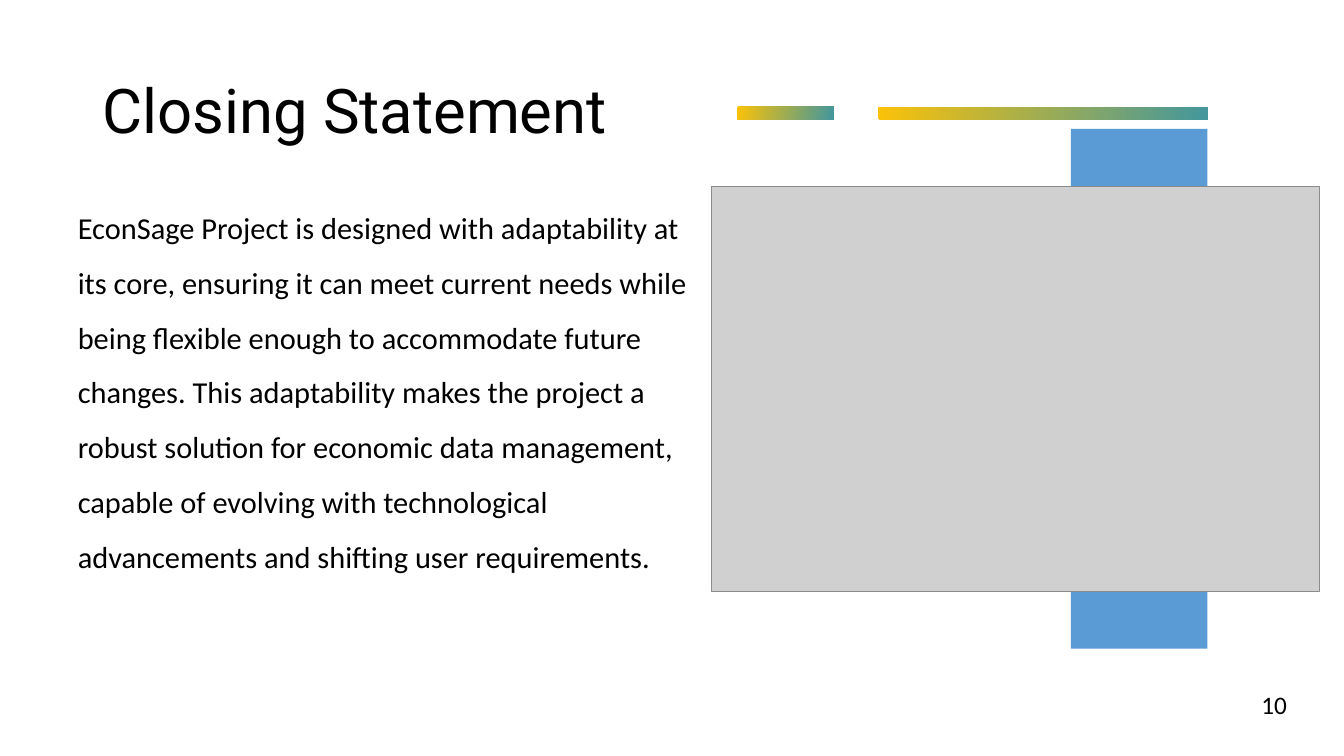
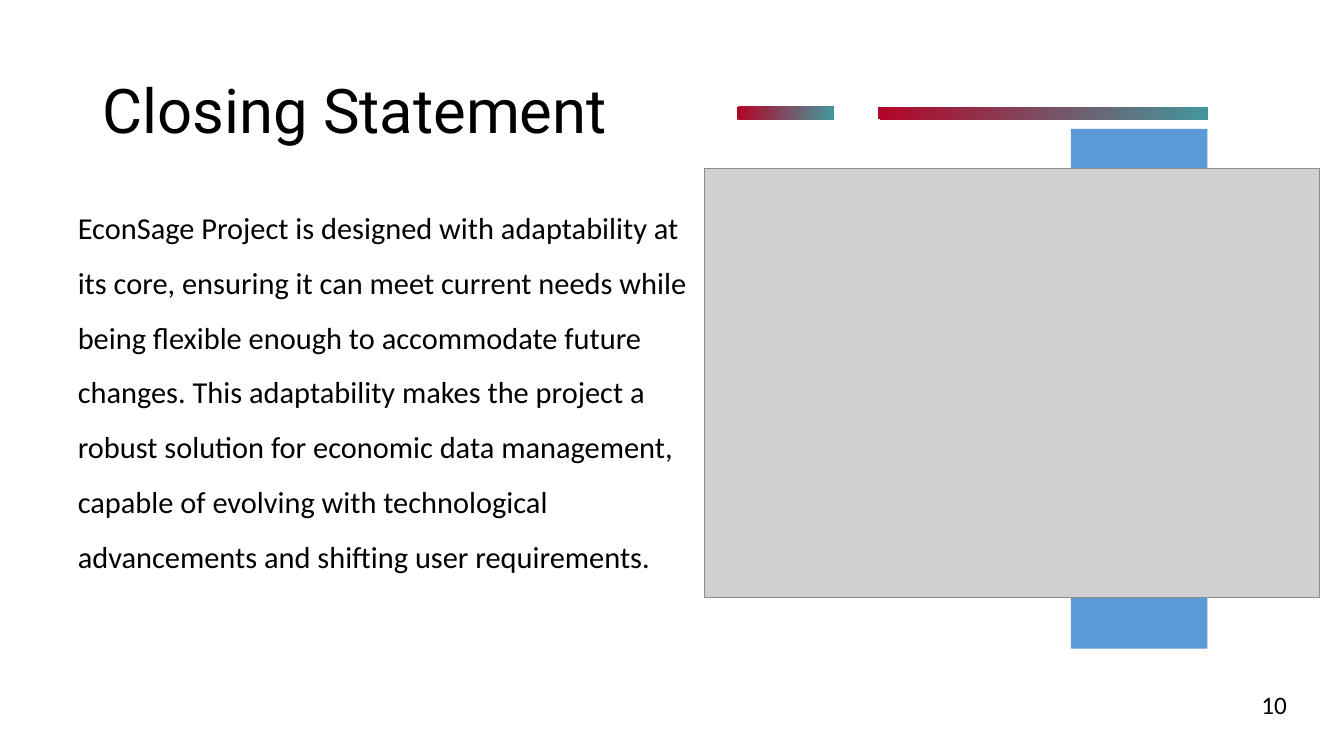
Before and after one commit to john-ml-dev/econdb_project, a slide deck: slide 10 of Docs/EconSage_Project.pptx. Drawn at 1344x756 pixels with LibreOffice and Linux fonts; fonts in the diff are those of the drawing; grey boxes stand for pictures. Boxes give left, top, right and bottom in pixels: in the first picture for what was removed or moved away, otherwise in the second. Text is boxed around its words. In the diff, an @@ line names an element or a change of style, - is before the commit and + after.

```diff
--- a/Docs/EconSage_Project.pptx
+++ b/Docs/EconSage_Project.pptx
@@ rectangle at (x1=737, y1=107, x2=834, y2=119): fill gradient #FBC208 to #43979D to gradient #B40426 to #43979D @@
@@ rectangle at (x1=878, y1=107, x2=1208, y2=119): fill gradient #FBC208 to #43979D to gradient #B40426 to #43979D @@
@@ picture added at (x1=705, y1=168, x2=1320, y2=598) @@
```
Also in this commit, not shown: 9 other slides changed, 3 other files.
